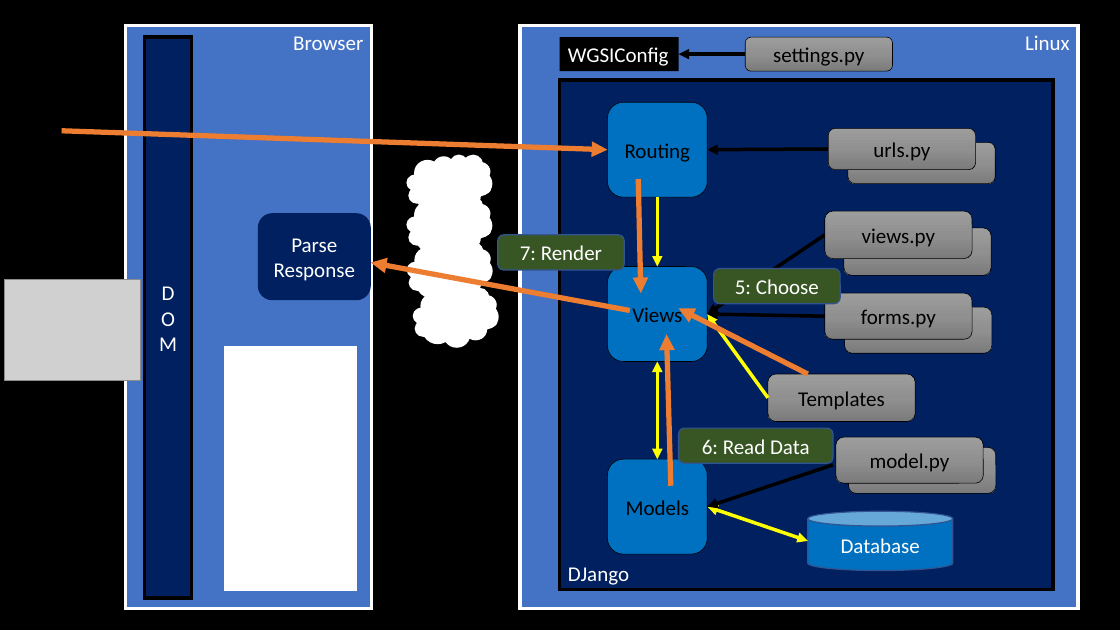
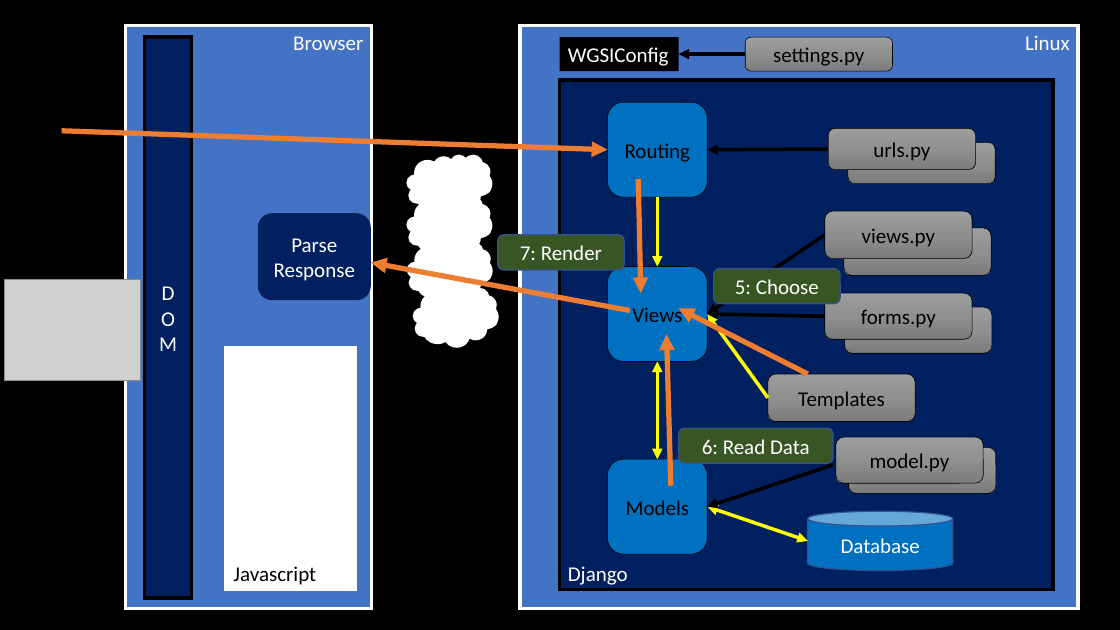
Before and after one commit to csev/dj4e, a slide deck: slide 7 of lectures/DJ-01-Hosting.pptx (slide 12 before the commit). Drawn at 1120x630 pixels with LibreOffice and Linux fonts; fonts in the diff are those of the drawing; grey boxes stand for pictures. Boxes give left, top, right and bottom in pixels: in the first picture for what was removed or moved away, otherwise in the second. Text is boxed around its words. In the diff, an @@ line names an element or a change of style, - is before the commit and + after.

```diff
--- a/lectures/DJ-01-Hosting.pptx
+++ b/lectures/DJ-01-Hosting.pptx
@@ text in rectangle at (233, 566, 316, 585): text added @@
+Javascript
@@ text in rectangle at (568, 566, 628, 585): text changed @@
-DJango
+Django
```
Also in this commit, not shown: 8 other slides changed, 2 slides added, 3 other files.
